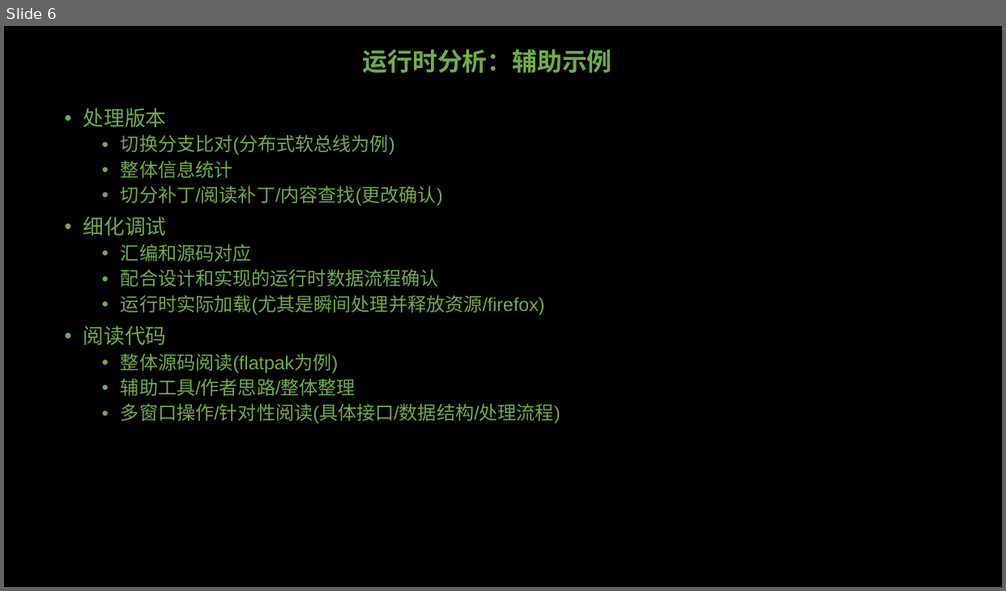
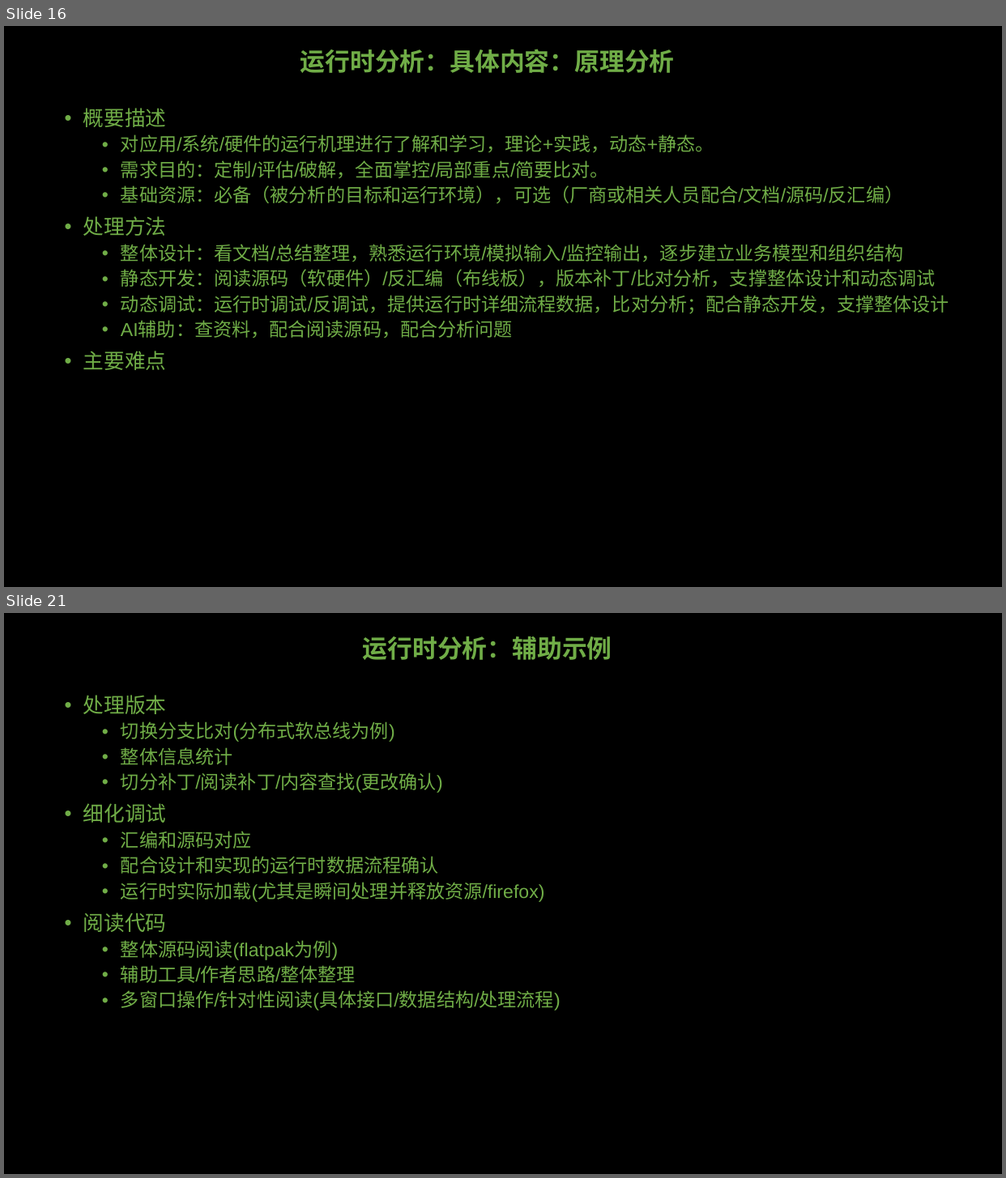
Before and after one commit to GavinKoeng/it-talks, a slide deck: toolchains/runtime-xxx/runtime-analyzing/运行时分析.pptx. Shown one above the other, each under a label of ours: slide 6 before the commit, slides 16 and 21 after it; the slides between them are not shown. The pictures are 1006x591 and 1006x1178 pixels, drawn with LibreOffice and Linux fonts; fonts in the diff are those of the drawing. Boxes give left, top, right and bottom in pixels: in the first picture for what was removed or moved away, otherwise in the second. Text is boxed around its words. In the diff, an @@ line names an element or a change of style, - is before the commit and + after.

Commit message:
toolchains: runtime-xxx: runtime-analyzing: 完成运行时分析PPT初稿

```diff
--- a/toolchains/runtime-xxx/runtime-analyzing/运行时分析.pptx
+++ b/toolchains/runtime-xxx/runtime-analyzing/运行时分析.pptx
@@ slide 16 added at [4,26,1002,587], background #000000 @@
@@ title added at [300,49,675,73], 24 pt, text #70AD47, bold @@
+运行时分析：具体内容：原理分析
@@ text added at [83,108,949,370], 18 pt, text #70AD47 @@
+• 概要描述
+  • 对应用/系统/硬件的运行机理进行了解和学习，理论+实践，动态+静态。
+  • 需求目的：定制/评估/破解，全面掌控/局部重点/简要比对。
+  • 基础资源：必备（被分析的目标和运行环境），可选（厂商或相关人员配合/文档/源码/反汇编）
+• 处理方法
+  • 整体设计：看文档/总结整理，熟悉运行环境/模拟输入/监控输出，逐步建立业务模型和组织结构
+  • 静态开发：阅读源码（软硬件）/反汇编（布线板），版本补丁/比对分析，支撑整体设计和动态调试
+  • 动态调试：运行时调试/反调试，提供运行时详细流程数据，比对分析；配合静态开发，支撑整体设计
+  • AI辅助：查资料，配合阅读源码，配合分析问题
+• 主要难点
@@ what was slide 6 is now slide 21 @@
```
Also in this commit, not shown: 4 slides changed, 14 other slides added.
